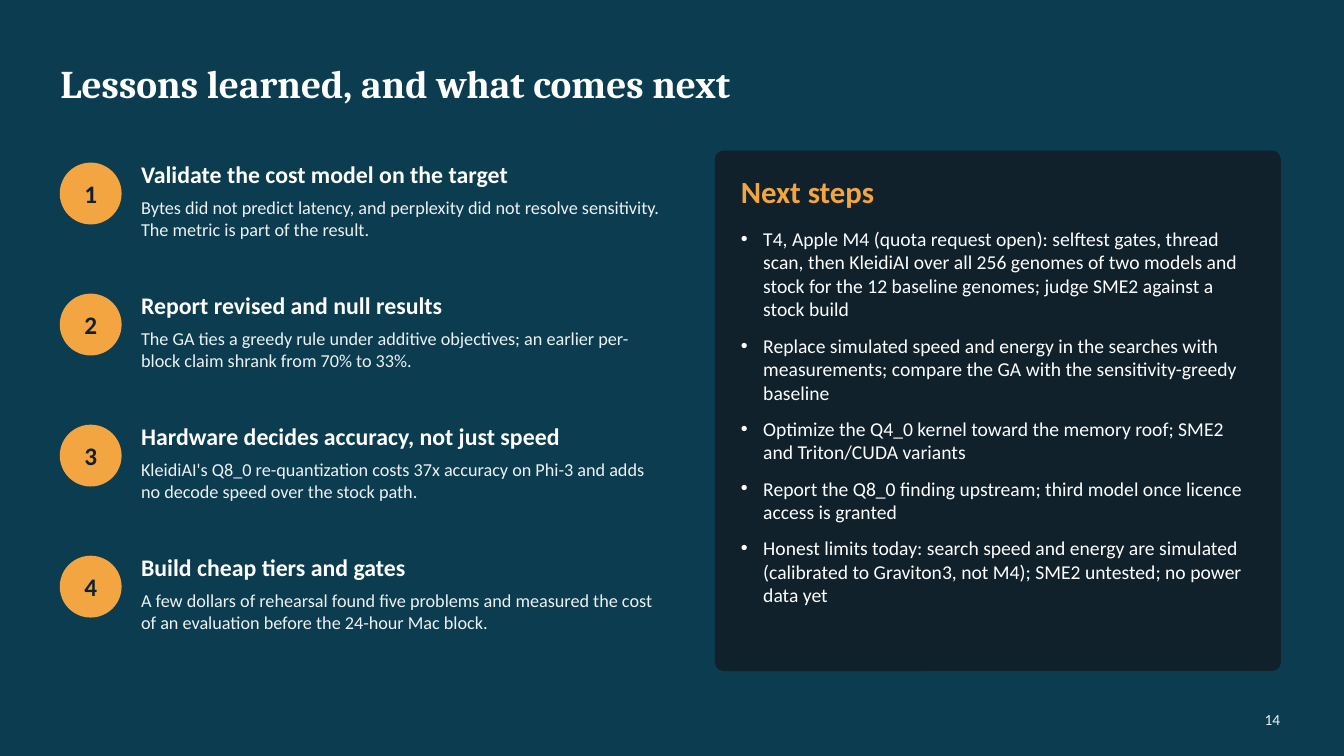
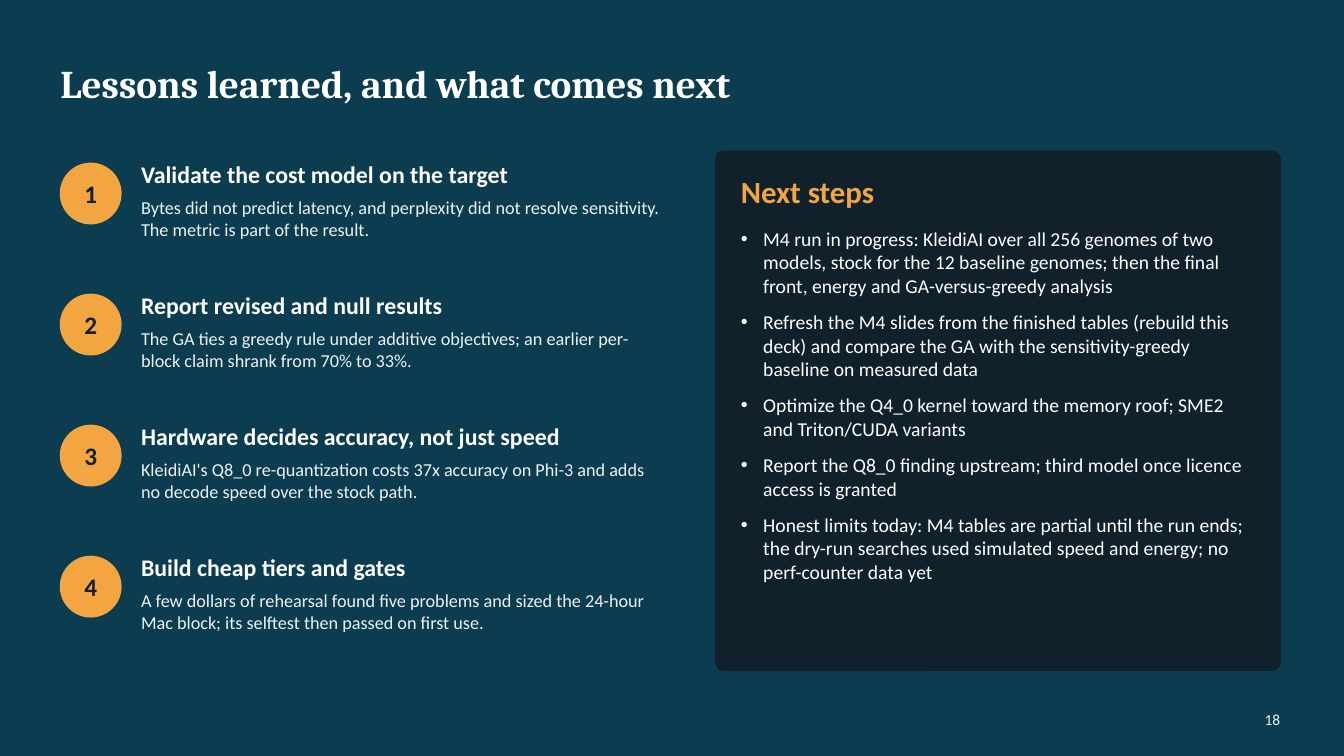
Before and after one commit to npwa/Evol_inference, a slide deck: slide 18 of presentation/Evol_inference_mac-m4.pptx (slide 14 before the commit). Drawn at 1344x756 pixels with LibreOffice and Linux fonts; fonts in the diff are those of the drawing. Boxes give left, top, right and bottom in pixels: in the first picture for what was removed or moved away, otherwise in the second. Text is boxed around its words. In the diff, an @@ line names an element or a change of style, - is before the commit and + after.

Commit message:
Add Apple M4 slides to the deck; make the runbook wrap-up work without S3
- deck: new Apple M4 section (selftest, thread scan, KleidiAI vs Graviton3, interim 8B table read from the synced results); closing slide updated
- runbook section 10: rsync into a separate folder, verify row counts before terminating the instance

```diff
--- a/presentation/Evol_inference_mac-m4.pptx
+++ b/presentation/Evol_inference_mac-m4.pptx
@@ text at (x1=763, y1=232, x2=1229, y2=376): text changed @@
-• T4, Apple M4 (quota request open): selftest gates, thread scan, then KleidiAI over all 256 genomes of two models and stock for the 12 baseline genomes; judge SME2 against a stock build
-• Replace simulated speed and energy in the searches with measurements; compare the GA with the sensitivity-greedy baseline
+• M4 run in progress: KleidiAI over all 256 genomes of two models, stock for the 12 baseline genomes; then the final front, energy and GA-versus-greedy analysis
+• Refresh the M4 slides from the finished tables (rebuild this deck) and compare the GA with the sensitivity-greedy baseline on measured data
@@ text at (x1=763, y1=518, x2=1243, y2=582): text changed @@
-• Honest limits today: search speed and energy are simulated (calibrated to Graviton3, not M4); SME2 untested; no power data yet
+• Honest limits today: M4 tables are partial until the run ends; the dry-run searches used simulated speed and energy; no perf-counter data yet
@@ text at (x1=141, y1=594, x2=644, y2=632): text changed @@
-A few dollars of rehearsal found five problems and measured the cost of an evaluation before the 24-hour Mac block.
+A few dollars of rehearsal found five problems and sized the 24-hour Mac block; its selftest then passed on first use.
@@ page number at (x1=1265, y1=714, x2=1281, y2=725): text changed @@
-14
+18
```
Also in this commit, not shown: 1 other slide changed, 4 slides added, 2 other files.
